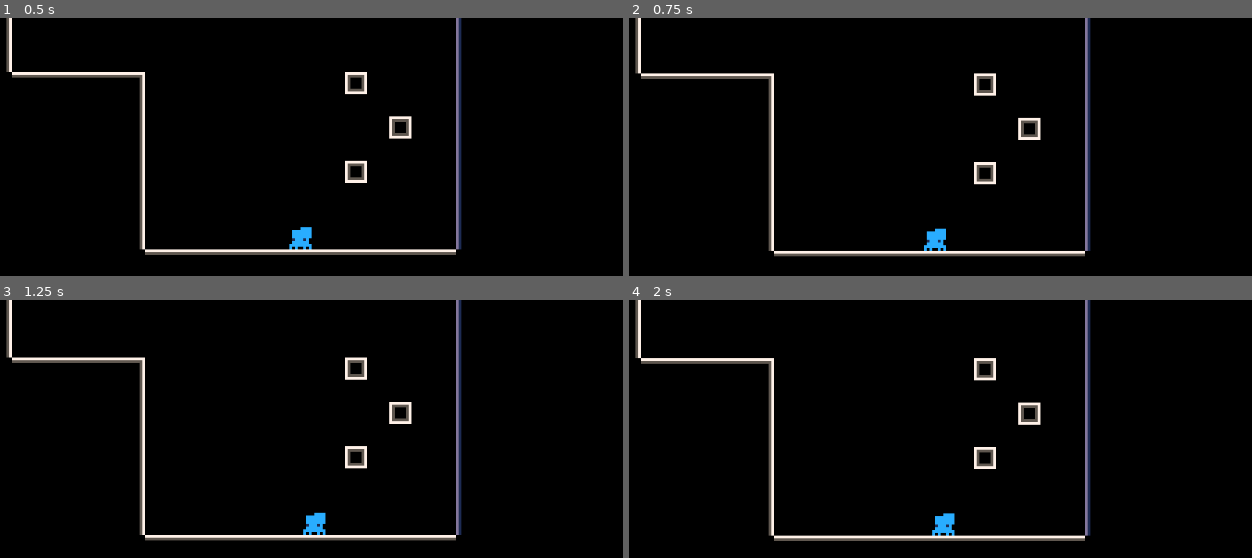
Above: before the commit, frames 1-4 (two rows, left to right).
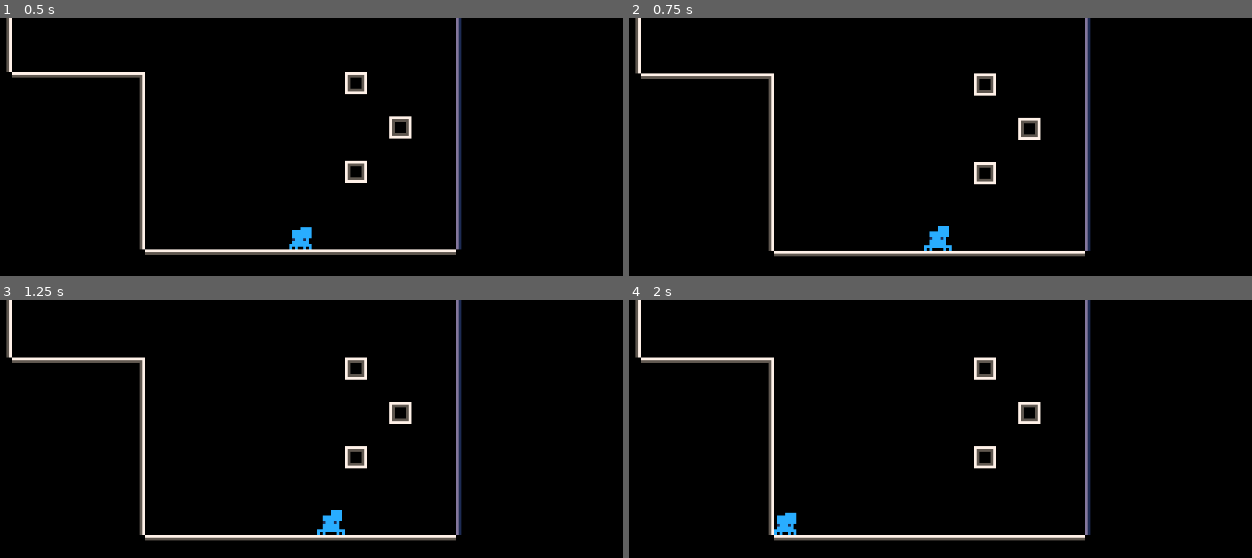
Above: after the commit, the same moments.

Repository: Flamenccio/spider-jump
Game: Godot game, scene res://test_world.tscn
The game is run twice, just before and just after one commit, with the same random seed, the same clock (stepped at 60 frames per second) and the same inputs.
Inputs (mouse positions are in pixels of both pictures, inside the frame that each line leads up to):
- Up to frame 1 (0.5 s): no input
- Up to frame 2 (0.75 s): tap Enter at 0.5 s; move the mouse to (1102, 219) at 0.52 s; press the mouse at (1102, 219) at 0.53 s; hold D (move_right) from 0.53 s (still down)
- Up to frame 3 (1.25 s): keep holding D (move_right)
- Up to frame 4 (2 s): release D (move_right) at 1.25 s; release the mouse at (1102, 501) at 1.25 s; drag from (772, 547) to (940, 527) at 1.27 s

Frame 1 is identical in both runs. In frame 2, 0.1% of the frame differs, in the area x 47-52%, y 80-91%; in frame 3, 0.4%; in frame 4, 1.8%, in the area x 0-74%, y 22-94%.

Commit message:
refactor collision detection

Diff:
--- a/animation_handler.gd
+++ /dev/null
@@ -1,14 +0,0 @@
-extends Node
-
-@export var _sprite: AnimatedSprite2D
-
-func on_player_land() -> void:
-	_sprite.play('idle')
-
-
-func on_player_jump() -> void:
-	_sprite.play('jump')
-
-
-func on_player_jump_ready() -> void:
-	_sprite.play('charge')
--- a/collision_handler.gd
+++ b/collision_handler.gd
@@ -1,30 +1,39 @@
 extends Node
 
-signal set_state_machine_condition(condition: String, value)
+#signal set_state_machine_condition(condition: String, value)
 signal land_on_normal(normal: Vector2)
+signal land_on_ground()
+signal land_on_slip()
+signal leave_ground()
+signal leave_slip()
+
 @export var _ground_raycast: RaycastCheck
+@export_flags_2d_physics var _ground_layer: int
+@export_flags_2d_physics var _slip_layer: int
+
+func _on_body_shape_entered(body_rid: RID, body: Node, body_shape_index: int, local_shape_index: int) -> void:
+	# Ground
+	if body.collision_layer & _ground_layer > 0:
+		land_on_ground.emit()
+		_find_normal(body, body_shape_index)
+	# Slippery ground
+	elif body.collision_layer & _slip_layer > 0:
+		land_on_slip.emit()
 
 
-func _on_ground_detector_body_exited(body:Node2D) -> void:
-	set_state_machine_condition.emit('ground', false)
+func _on_body_shape_exited(body_rid: RID, body: Node, body_shape_index: int, local_shape_index: int) -> void:
+	# Ground
+	if body.collision_layer & _ground_layer > 0:
+		leave_ground.emit()
+	# Slippery ground
+	elif body.collision_layer & _slip_layer > 0:
+		leave_slip.emit()
 
 
-func _on_ground_detector_body_entered(body:Node2D) -> void:
-	set_state_machine_condition.emit('ground', true)
-
-
-func _on_ground_detector_body_shape_entered(body_rid: RID, body: Node2D, body_shape_index: int, local_shape_index: int) -> void:
+func _find_normal(body: Node, body_shape_index: int) -> void:
 	if body is StaticBody2D:
 		var col_obj := body as StaticBody2D
 		var colliding_body := col_obj.shape_owner_get_owner(body_shape_index)
 		var raycast_results := _ground_raycast.intersect_ray(colliding_body.global_position)
 		if raycast_results.keys().has('normal'):
 			land_on_normal.emit(raycast_results['normal'])
-
-
-func _on_slip_detector_body_exited(body:Node2D) -> void:
-	set_state_machine_condition.emit('slippery', false)
-
-
-func _on_slip_detector_body_entered(body:Node2D) -> void:
-	set_state_machine_condition.emit('slippery', true)
--- a/jump.gd
+++ b/jump.gd
@@ -25,19 +25,5 @@
 
 func _jump() -> void:
 	var jump_direction = -1 * _pull * _jump_force
-	var raycast_result = _ground_raycast.intersect_ray(jump_direction)
-
-	"""
-	# Parse raycast result
-	if raycast_result.size() > 0 and raycast_result['collider'] is StaticBody2D:
-		var raycast_body = raycast_result['collider'] as StaticBody2D
-		var raycast_shape_owner = raycast_body.shape_owner_get_owner(raycast_result['shape'])
-
-		# Do not jump if jumping onto the ground the player
-		# is standing on
-		if raycast_shape_owner == _standing_ground:
-			return
-	"""
-
 	_player_rb.apply_impulse(jump_direction)
 	play_animation.emit('jump')
--- a/scenes/player.tscn
+++ b/scenes/player.tscn
@@ -16,8 +16,6 @@
 [ext_resource type="Script" uid="uid://dmmbpsi8ggh0o" path="res://jump.gd" id="14_dt7fs"]
 [ext_resource type="Script" uid="uid://dj2pny76cdmi5" path="res://collision_handler.gd" id="15_wqfne"]
 [ext_resource type="Script" uid="uid://dpo14nn1hpmd2" path="res://ground_raycast.gd" id="16_qfm1y"]
-[ext_resource type="Shape2D" uid="uid://clf4j6ia4qkob" path="res://collision_shapes/detector_area.tres" id="16_wnwbv"]
-[ext_resource type="Script" uid="uid://cgp4fe4l1vgna" path="res://animation_handler.gd" id="18_fulsm"]
 
 [sub_resource type="PhysicsMaterial" id="PhysicsMaterial_f3sb7"]
 bounce = 1.0
@@ -115,13 +113,6 @@
 }
 priority = 0
 
-[sub_resource type="Resource" id="Resource_a8ls1"]
-script = ExtResource("8_4ni07")
-from = "Entry"
-to = "Air"
-conditions = {}
-priority = 0
-
 [sub_resource type="Resource" id="Resource_bc84e"]
 script = ExtResource("7_a38lo")
 value = false
@@ -180,6 +171,13 @@
 conditions = {
 "slippery": SubResource("Resource_w44yn")
 }
+priority = 0
+
+[sub_resource type="Resource" id="Resource_a8ls1"]
+script = ExtResource("8_4ni07")
+from = "Entry"
+to = "Ground"
+conditions = {}
 priority = 0
 
 [sub_resource type="Resource" id="Resource_mc2jv"]
@@ -196,7 +194,7 @@
 "SlipperyGround": SubResource("Resource_4h6ng")
 },
 "Entry": {
-"Air": SubResource("Resource_a8ls1")
+"Ground": SubResource("Resource_a8ls1")
 },
 "Ground": {
 "Air": SubResource("Resource_wukud"),
@@ -217,7 +215,8 @@
 gravity_scale = 0.333
 lock_rotation = true
 continuous_cd = 2
-max_contacts_reported = 2
+contact_monitor = true
+max_contacts_reported = 10
 script = ExtResource("1_a8ls1")
 
 [node name="Collider" type="CollisionShape2D" parent="."]
@@ -275,30 +274,8 @@
 [node name="CollisionHandler" type="Node" parent="." node_paths=PackedStringArray("_ground_raycast")]
 script = ExtResource("15_wqfne")
 _ground_raycast = NodePath("../Raycasters/GroundRaycast")
-
-[node name="Detectors" type="Node2D" parent="."]
-
-[node name="GroundDetector" type="Area2D" parent="Detectors"]
-position = Vector2(0, 1)
-collision_layer = 0
-collision_mask = 2
-priority = 2
-
-[node name="Collider" type="CollisionShape2D" parent="Detectors/GroundDetector"]
-shape = ExtResource("16_wnwbv")
-
-[node name="SlipDetector" type="Area2D" parent="Detectors"]
-position = Vector2(0, 1)
-collision_layer = 0
-collision_mask = 4
-priority = 2
-
-[node name="Collider" type="CollisionShape2D" parent="Detectors/SlipDetector"]
-shape = ExtResource("16_wnwbv")
-
-[node name="AnimationHandler" type="Node" parent="." node_paths=PackedStringArray("_sprite")]
-script = ExtResource("18_fulsm")
-_sprite = NodePath("../Sprite")
+_ground_layer = 2
+_slip_layer = 4
 
 [node name="Raycasters" type="Node" parent="."]
 
@@ -307,6 +284,8 @@
 _raycast_layer = 2
 _raycast_source = NodePath("../..")
 
+[connection signal="body_shape_entered" from="." to="CollisionHandler" method="_on_body_shape_entered"]
+[connection signal="body_shape_exited" from="." to="CollisionHandler" method="_on_body_shape_exited"]
 [connection signal="internal_move_input_change" from="." to="Actions/Crawl" method="_on_move_input_change"]
 [connection signal="internal_pull_input_change" from="." to="Actions/Jump" method="_on_input_service_pull_input_change"]
 [connection signal="internal_pull_press" from="." to="Actions/Jump" method="_on_input_service_pull_press"]
@@ -323,11 +302,9 @@
 [connection signal="slippery_grounded" from="StateMachine/SlipperyGround" to="." method="on_unstick"]
 [connection signal="slippery_grounded" from="StateMachine/SlipperyGround" to="Actions/Crawl" method="set_active"]
 [connection signal="play_animation" from="Actions/Jump" to="Sprite" method="play" binds= [1.0, false]]
+[connection signal="land_on_ground" from="CollisionHandler" to="Sprite" method="play" binds= ["idle", 1.0, false]]
+[connection signal="land_on_ground" from="CollisionHandler" to="StateMachine" method="set_property" binds= ["ground", true]]
 [connection signal="land_on_normal" from="CollisionHandler" to="." method="_rotate_against_normal"]
-[connection signal="set_state_machine_condition" from="CollisionHandler" to="StateMachine" method="set_property"]
-[connection signal="body_entered" from="Detectors/GroundDetector" to="CollisionHandler" method="_on_ground_detector_body_entered"]
-[connection signal="body_entered" from="Detectors/GroundDetector" to="AnimationHandler" method="on_player_land" unbinds=1]
-[connection signal="body_exited" from="Detectors/GroundDetector" to="CollisionHandler" method="_on_ground_detector_body_exited"]
-[connection signal="body_shape_entered" from="Detectors/GroundDetector" to="CollisionHandler" method="_on_ground_detector_body_shape_entered"]
-[connection signal="body_entered" from="Detectors/SlipDetector" to="CollisionHandler" method="_on_slip_detector_body_entered"]
-[connection signal="body_exited" from="Detectors/SlipDetector" to="CollisionHandler" method="_on_slip_detector_body_exited"]
+[connection signal="land_on_slip" from="CollisionHandler" to="StateMachine" method="set_property" binds= ["slippery", true]]
+[connection signal="leave_ground" from="CollisionHandler" to="StateMachine" method="set_property" binds= ["ground", false]]
+[connection signal="leave_slip" from="CollisionHandler" to="StateMachine" method="set_property" binds= ["slippery", false]]
Not shown, removed: animation_handler.gd.uid
Not shown: 1 places in scenes/player.tscn that only renumber resources
